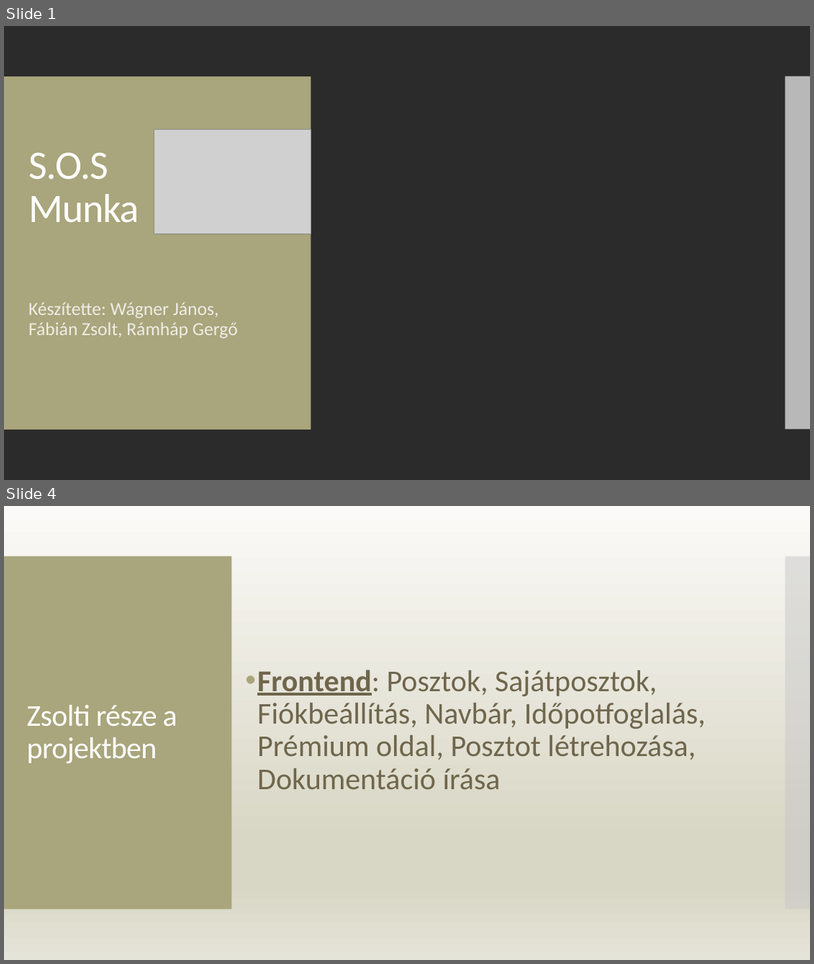
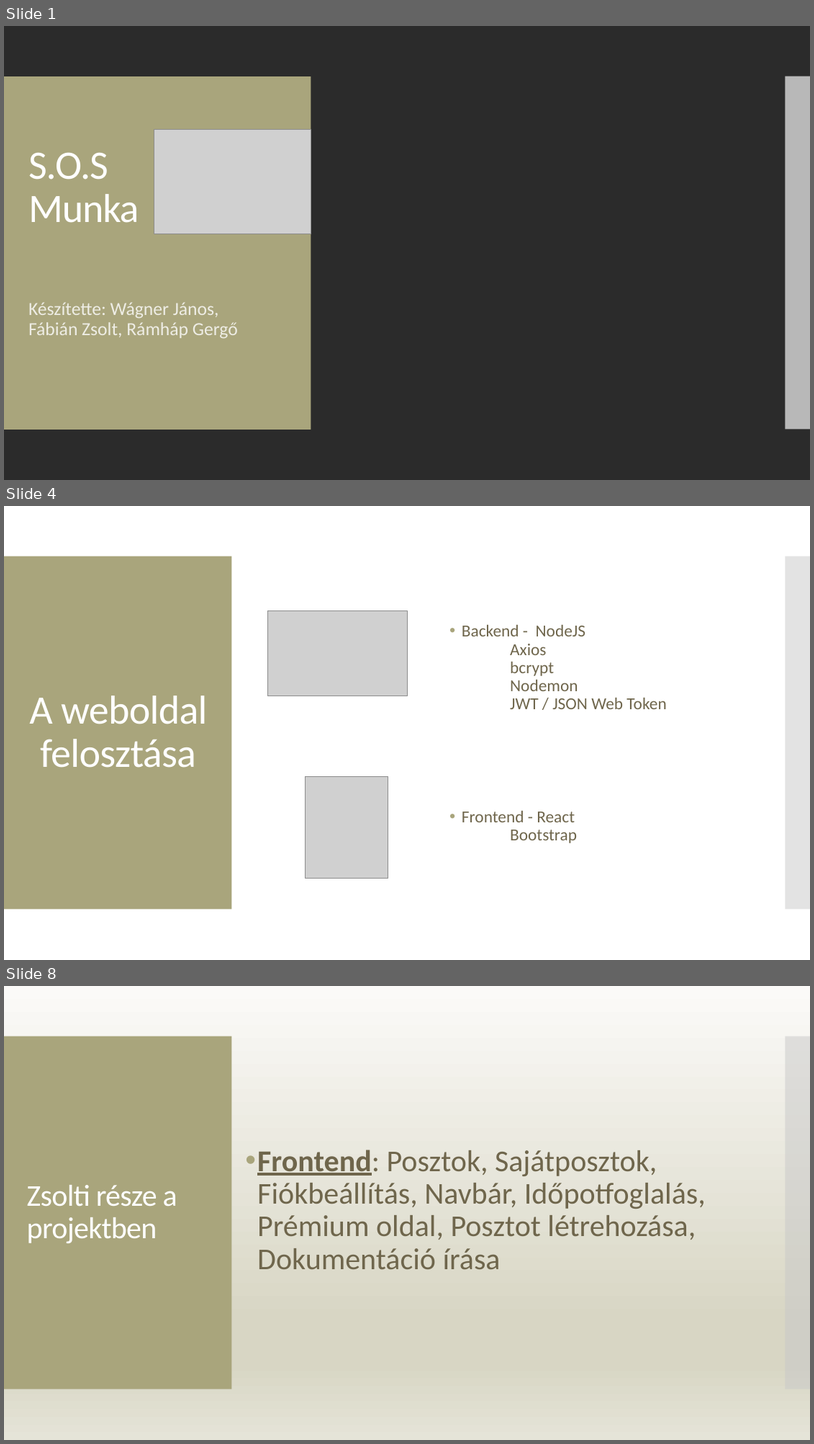
Before and after one commit to ramhap00/ramhapgergo, a slide deck: prezentáció.pptx. Shown one above the other, each under a label of ours: slides 1 and 4 before the commit, slides 1, 4 and 8 after it; the slides between them are not shown. The pictures are 814x964 and 814x1444 pixels, drawn with LibreOffice and Linux fonts; fonts in the diff are those of the drawing; grey boxes stand for pictures; background and template pictures are left out; a plain dark background stands for a picture behind light text. Boxes give left, top, right and bottom in pixels: in the first picture for what was removed or moved away, otherwise in the second. Text is boxed around its words. In the diff, an @@ line names an element or a change of style, - is before the commit and + after.

```diff
--- a/prezentáció.pptx
+++ b/prezentáció.pptx
@@ slide 4 added at (x1=4, y1=506, x2=810, y2=960), background #FFFFFF; not listed: 2 template elements that a slide beside it also shows @@
@@ picture added at (x1=268, y1=610, x2=407, y2=696) @@
@@ text added at (x1=462, y1=625, x2=666, y2=843), 20 pt, text #6F664C @@
+• Backend - NodeJS
+  Axios
+  bcrypt
+  Nodemon
+  JWT / JSON Web Token
+• Frontend - React
+  Bootstrap
@@ title added at (x1=29, y1=695, x2=207, y2=767), 48 pt, text #FFFFFF @@
+A weboldal felosztása
@@ picture added at (x1=305, y1=777, x2=388, y2=878) @@
@@ what was slide 4 is now slide 8 @@
```
Also in this commit, not shown: 5 other slides added, 2 slides removed.
